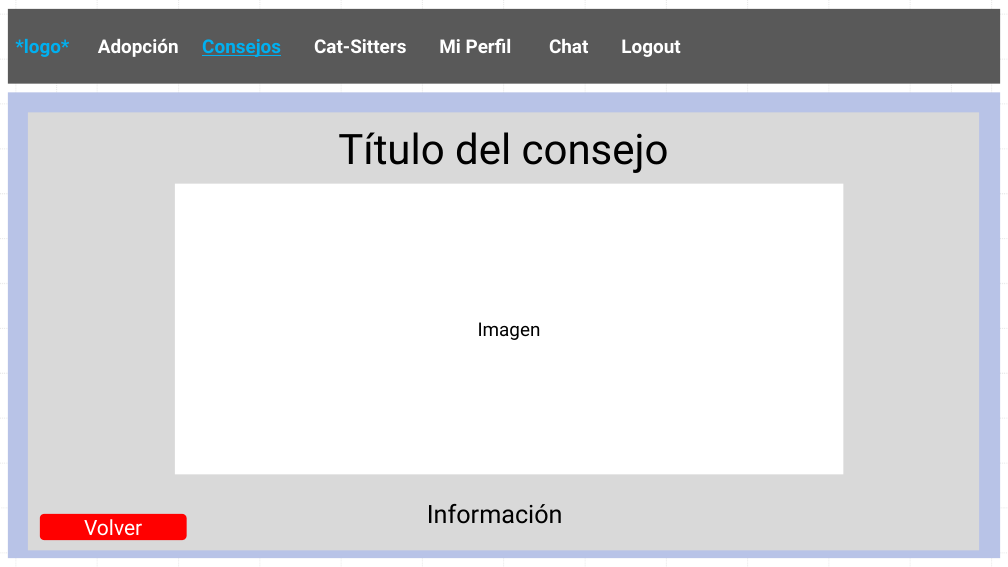
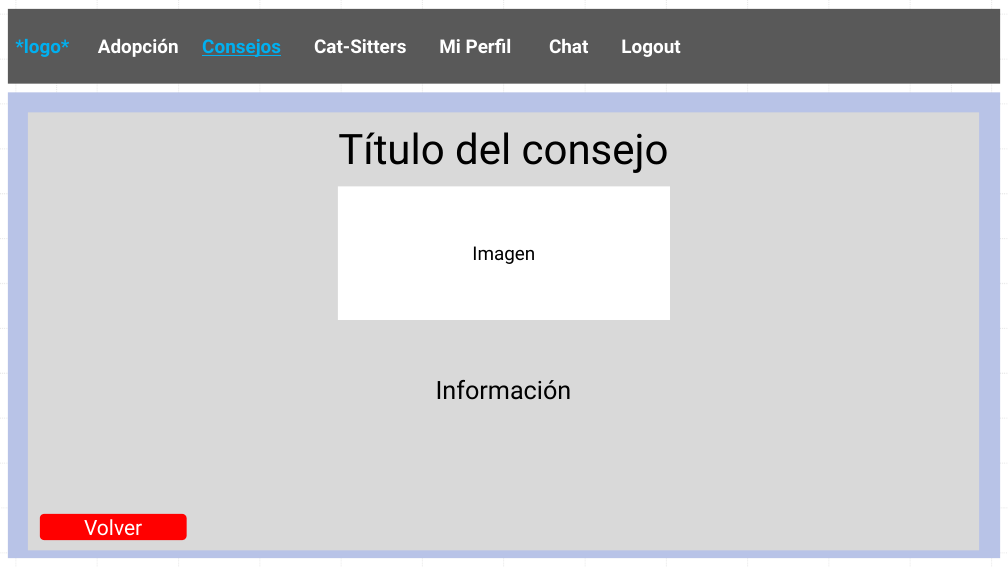
Before and after one commit to AndresIturria/Cat-Attack, a slide deck: slide 8 of Docs/Documento de diseño Cat-Attack.pptx (slide 7 before the commit). Drawn at 1008x567 pixels with LibreOffice and Linux fonts; fonts in the diff are those of the drawing. Boxes give left, top, right and bottom in pixels: in the first picture for what was removed or moved away, otherwise in the second. Text is boxed around its words. In the diff, an @@ line names an element or a change of style, - is before the commit and + after.

```diff
--- a/Docs/Documento de diseño Cat-Attack.pptx
+++ b/Docs/Documento de diseño Cat-Attack.pptx
@@ rectangle "Imagen": place and size @@
-rectangle "Imagen" at (175, 184, 843, 475)
+rectangle "Imagen" at (338, 187, 670, 321)
@@ text "Información": place and size @@
-text "Información" at (427, 504, 563, 524)
+text "Información" at (436, 380, 572, 400)
```
Also in this commit, not shown: 8 other slides changed, 3 slides added, 1 slide removed, 14 other files.
